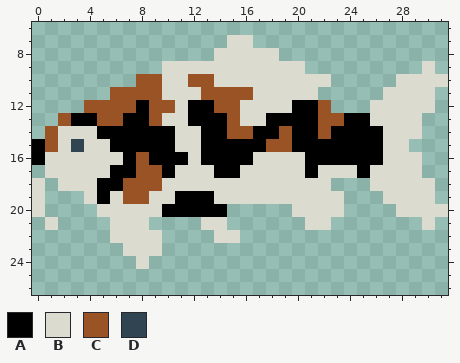
Pixel-art file -- Assets/PixelArt/Fish/KoiFish.aseprite. Above is the file before it was changed.
32x32 pixels, 1 frame. Shown: x 0..31, y 6..26.
Palette (. is transparent): A #000000  B #dbdbd0  C #995325  D #304452
Pixels before, first column x 0:
 7 ...............BB...............
 8 ..............BBBBB.............
 9 ..........BBBBBBBBBBB.........B.
10 ........CCBBCCBBBBBBBBB.....BBBB
11 ......CCCCBBBCCCCBBBBB.....BBBB.
12 ....CCCCACCBAACCBBBBAAC...BBBBB.
13 ..CAACCAACBBAAACBBAAAACCAABBBB..
14 .CBBBAAAAAABBAACCAACAACAAAABBB..
15 ACBDBBAAAAABBAAAAACCAAAAAAABB...
16 ABBBBBBACAAABAAAABBBBAAAAAABBB..
17 .BBBBBAACCABBBAABBBBBABBBABBBB..
18 B.BBBAACCCBBBBBBBBBBBBB...BBBBB.
19 B...BABCCBBAAABBBBBBBBBB...BBBB.
20 B....BBBBBAAAAA.....BBBB....BBBB
21 .B....BBB....BB......BB.......B.
22 ......BBBB....BB................
23 .......BBB......................
24 ........B.......................
The same view after the edit:
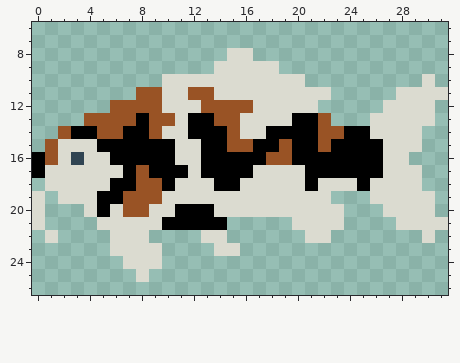
The exact change:
y 7: x 15..16 BB -> ..
y 8: x 14 B -> .; x 17..18 BB -> ..
y 9: x 10..13 BBBB -> ....; x 19..20 BB -> ..; x 30 B -> .
y 10: x 8..9 CC -> ..; x 12..13 CC -> BB; x 21..22 BB -> ..; x 28..29 BB -> ..; x 31 B -> .
y 11: x 6..7 CC -> ..; x 12 B -> C; x 14..16 CCC -> BBB; x 22 . -> B; x 27 B -> .; x 31 . -> B
y 12: x 4..5 CC -> ..; x 8 A -> C; x 10 C -> B; x 12..13 AA -> BC; x 16 B -> C; x 20..22 AAC -> BB.; x 26 B -> .
y 13: x 2..4 CAA -> ..C; x 7 A -> C; x 10 B -> C; x 14 A -> C; x 18..19 AA -> BB; x 23..25 CAA -> ...; x 30 . -> B
y 14: x 1..6 CBBBAA -> .CAACC; x 9..10 AA -> CB; x 12 B -> A; x 16..17 CA -> BB; x 19 C -> A; x 23 A -> C; x 26 A -> B
y 15: x 0 A -> .; x 3 D -> B; x 5 B -> A; x 15..16 AA -> CC; x 18 C -> A; x 22 A -> C; x 29 . -> B
y 16: x 1 B -> C; x 3 B -> D; x 6 B -> A; x 8 C -> A; x 11 A -> B; x 17..20 BBBB -> ACCA; x 29 B -> .
y 17: x 0 . -> A; x 6 A -> B; x 9 C -> A; x 11 B -> A; x 13 B -> A; x 16 B -> A; x 22..24 BBB -> AAA; x 26 B -> A
y 18: x 0..1 B. -> .B; x 5 A -> B; x 7 C -> A; x 10 B -> A; x 14..15 BB -> AA; x 21 B -> A; x 23..25 ... -> BBA; x 30 B -> .
y 19: x 2..3 .. -> BB; x 6 B -> A; x 9 B -> C; x 11..13 AAA -> BBB; x 23 B -> .; x 26 . -> B
y 20: x 4..5 .B -> BA; x 7..8 BB -> CC; x 10 A -> B; x 14..19 A..... -> BBBBBB; x 27 . -> B; x 31 B -> .
y 21: x 0..1 .B -> B.; x 5 . -> B; x 9..14 ....BB -> BAAAAA; x 20 . -> B; x 23 . -> B; x 28..29 .. -> BB; x 31 . -> B
y 22: x 1 . -> B; x 9 B -> .; x 13 . -> B; x 15 B -> .; x 21..22 .. -> BB; x 30 . -> B
y 23: x 6 . -> B; x 14..15 .. -> BB
y 24: x 7 . -> B; x 9 . -> B
y 25: x 8 . -> B
